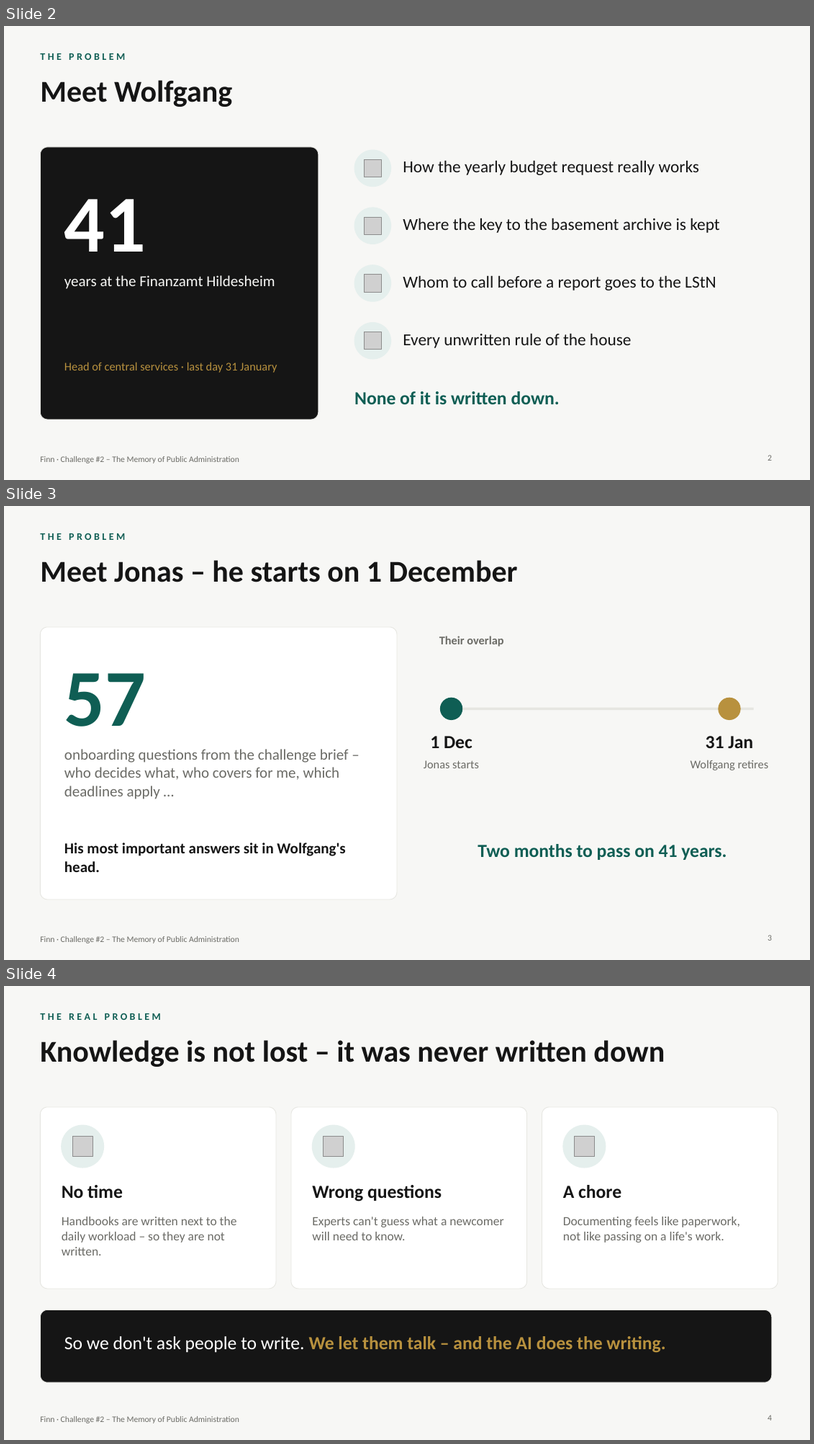
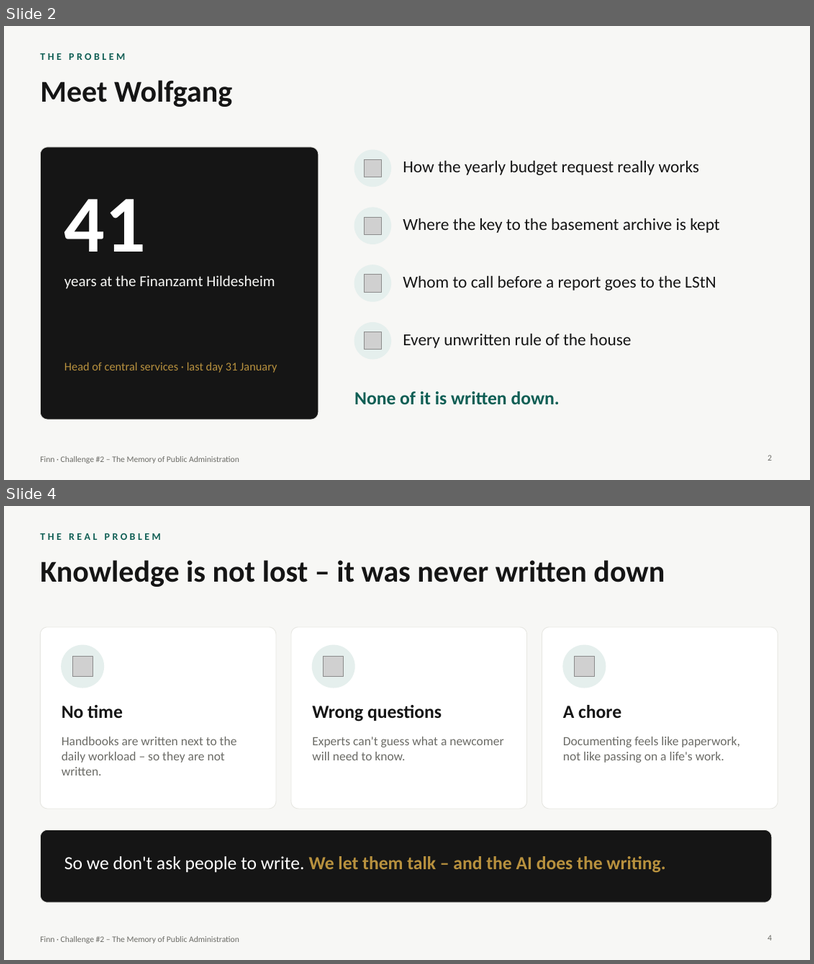
Before and after one commit to Akshai-Athota/MOE, a slide deck: presentation/Finn_Pitch.pptx. Shown one above the other, each under a label of ours: slides 2, 3 and 4 before the commit, slides 2 and 4 after it; the slides between them are not shown. The pictures are 814x1444 and 814x964 pixels, drawn with LibreOffice and Linux fonts; fonts in the diff are those of the drawing; grey boxes stand for pictures. Boxes give left, top, right and bottom in pixels: in the first picture for what was removed or moved away, otherwise in the second. Text is boxed around its words. In the diff, an @@ line names an element or a change of style, - is before the commit and + after.

```diff
--- a/presentation/Finn_Pitch.pptx
+++ b/presentation/Finn_Pitch.pptx
@@ slide 3 removed at box(4, 506, 810, 960), background #F7F7F5; not listed: 1 template element that a slide beside it also shows @@
@@ text removed at box(40, 533, 125, 540) @@
-THE PROBLEM
@@ title removed at box(40, 560, 518, 582) @@
-Meet Jonas – he starts on 1 December
@@ rounded rectangle removed at box(40, 627, 397, 899) @@
@@ text removed at box(440, 636, 504, 646) @@
-Their overlap
@@ text removed at box(64, 673, 146, 726) @@
-57
@@ ellipse removed at box(441, 698, 463, 720) @@
@@ ellipse removed at box(719, 698, 741, 720) @@
@@ line removed from (452, 708) to (754, 708) @@
@@ text removed at box(430, 736, 473, 748) @@
-1 Dec
@@ text removed at box(706, 736, 754, 748) @@
-31 Jan
@@ text removed at box(64, 749, 349, 799) @@
-onboarding questions from the challenge brief – who decides what, who covers for me, which deadlines apply …
@@ text removed at box(424, 760, 479, 768) @@
-Jonas starts
@@ text removed at box(691, 760, 769, 770) @@
-Wolfgang retires
@@ text removed at box(64, 842, 345, 872) @@
-His most important answers sit in Wolfgang's head.
@@ text removed at box(478, 844, 727, 860) @@
-Two months to pass on 41 years.
@@ page number removed at box(768, 934, 772, 940) @@
-3
```
Also in this commit, not shown: 5 slides changed, 5 slides added, 3 other slides removed.
